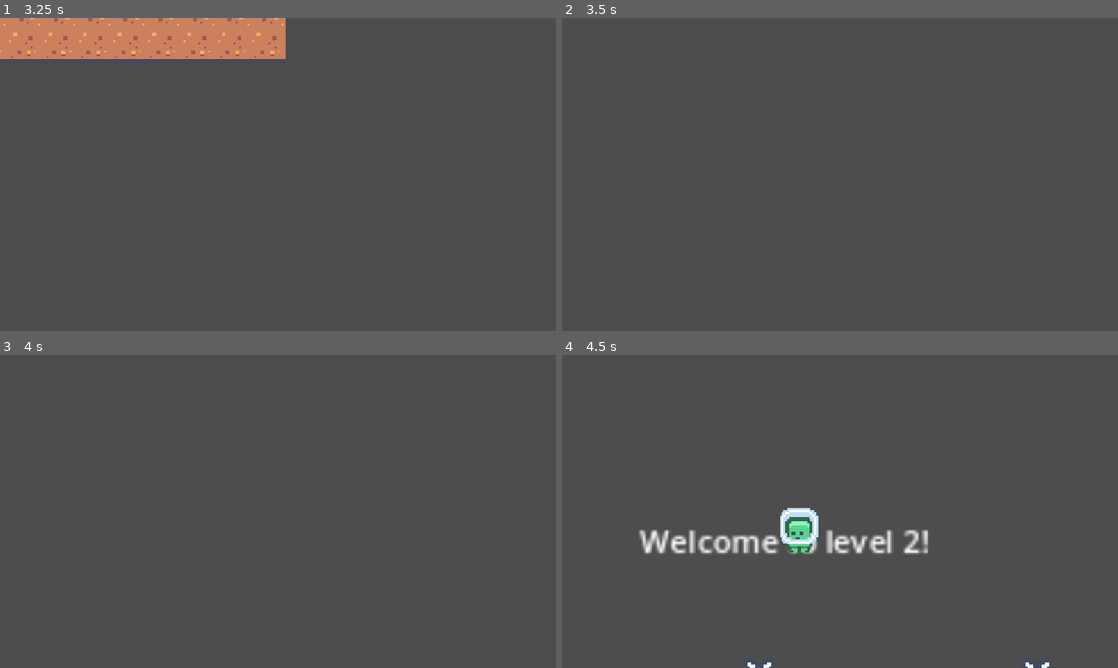
Above: before the commit, frames 1-4 (two rows, left to right).
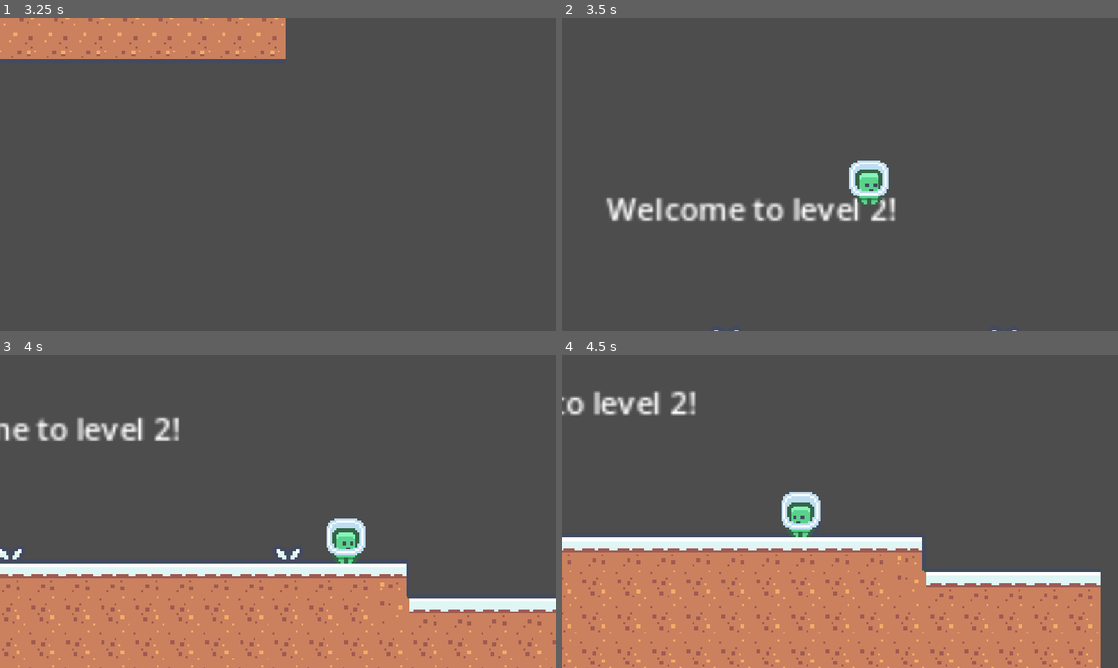
Above: after the commit, the same moments.

Repository: MAL-11DGT-2025/92005-sprint-1-Dekoder-py-school
Game: Godot game, scene res://scenes/level_two/level_two.tscn
Two runs of this game, one before a commit and one after it. Both use one fixed random seed, a clock stepped at 60 frames per second and the inputs below. This scene is started directly instead of the project's main scene. Sound files missing from this copy of the repository are replaced by a short silence.
Inputs:
- Up to frame 1 (3.25 s): tap Enter (ui_accept) at 0.5, 0.77, 1.52, 3.02 s; hold Right (ui_right) 0.53-2.03 s; hold Left (ui_left) 2.03-2.78 s; hold Right (ui_right) from 2.78 s (still down)
- Up to frame 2 (3.5 s): keep holding Right (ui_right)
- Up to frame 3 (4 s): keep holding Right (ui_right); tap Enter (ui_accept) at 3.77 s
- Up to frame 4 (4.5 s): release Right (ui_right) at 4.28 s; hold Left (ui_left) from 4.28 s (still down)

Frame 1 is identical in both runs. In frame 2, 3.1% of the frame differs, in the area x 8-82%, y 45-100%; in frame 3, 33%; in frame 4, 39%, in the area x 0-97%, y 11-100%.

Commit message:
add death sound effect

Diff:
--- a/scenes/killzone/killzone.gd
+++ b/scenes/killzone/killzone.gd
@@ -1,18 +1,27 @@
 extends Area2D
 
 @onready var timer: Timer = $Timer
+@onready var death_sound: AudioStreamPlayer = $DeathSound
 
 
 func _on_body_entered(body: Node2D) -> void:
-	# prevent colliding again
+	# Disable player collision - player falls through map
 	body.set_process(false)
 	body.get_node("CollisionShape2D").queue_free()
 
-	# slow down the game
+
+
+	# Slow down the game
 	Engine.time_scale = 0.2
+
+	# Play death sound
+	death_sound.play()
+
+	# After sound ends, start a short timer
+	await death_sound.finished
 	timer.start()
 
-func _on_timer_timeout() -> void:
-	# after time ends, reset time scale and reload level
+func _on_timer_timeout():
+	# reset time scale and reload scene
 	Engine.time_scale = 1.0
 	get_tree().reload_current_scene()
--- a/scenes/killzone/killzone.tscn
+++ b/scenes/killzone/killzone.tscn
@@ -1,13 +1,17 @@
-[gd_scene load_steps=2 format=3 uid="uid://cf14ufgngavb4"]
+[gd_scene load_steps=3 format=3 uid="uid://cf14ufgngavb4"]
 
 [ext_resource type="Script" uid="uid://ctiarjuax83xj" path="res://scenes/killzone/killzone.gd" id="1_6ib8s"]
+[ext_resource type="AudioStream" uid="uid://cdbmjn02kvrje" path="res://assets/death.wav" id="2_i77c3"]
 
 [node name="Killzone" type="Area2D"]
 script = ExtResource("1_6ib8s")
 
 [node name="Timer" type="Timer" parent="."]
-wait_time = 0.4
+wait_time = 0.1
 one_shot = true
+
+[node name="DeathSound" type="AudioStreamPlayer" parent="."]
+stream = ExtResource("2_i77c3")
 
 [connection signal="body_entered" from="." to="." method="_on_body_entered"]
 [connection signal="timeout" from="Timer" to="." method="_on_timer_timeout"]
Not shown, added: assets/death.wav.import
Not shown, added: assets/death.wav
